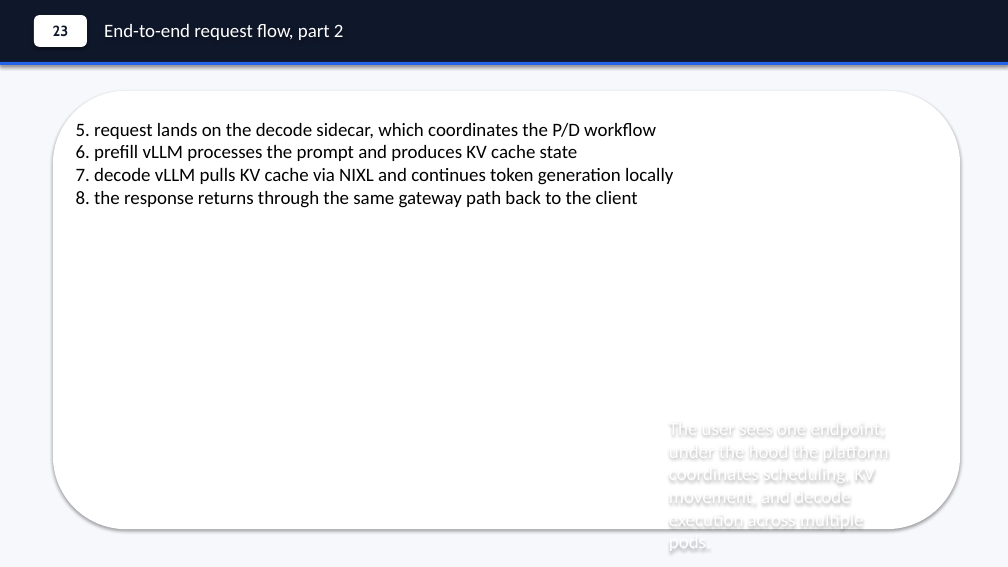
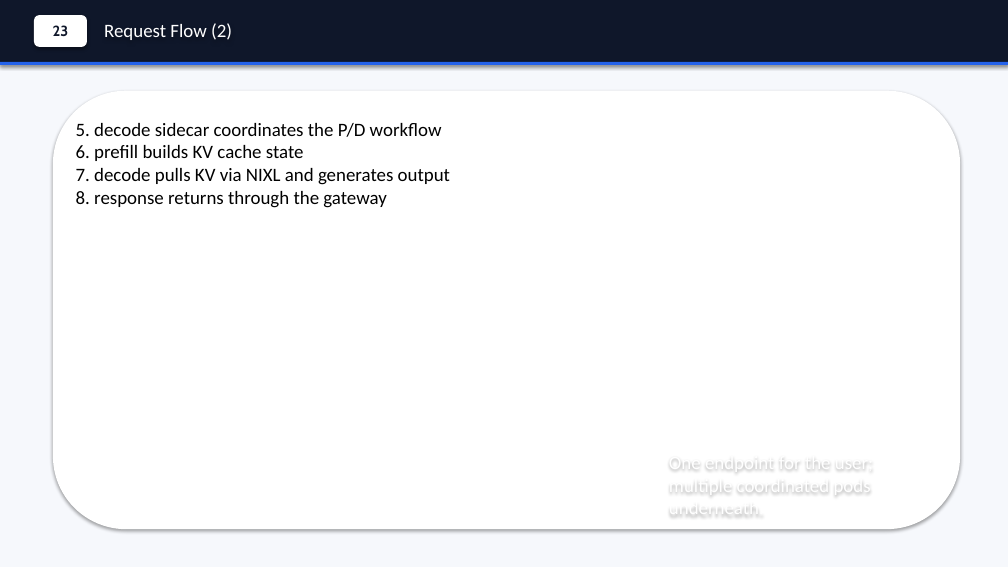
Before and after one commit to andyzhangx/demo, a slide deck: slide 24 of llm/kubecon-na-2026-pd-disaggregation.pptx. Drawn at 1008x567 pixels with LibreOffice and Linux fonts; fonts in the diff are those of the drawing. Boxes give left, top, right and bottom in pixels: in the first picture for what was removed or moved away, otherwise in the second. Text is boxed around its words. In the diff, an @@ line names an element or a change of style, - is before the commit and + after.

```diff
--- a/llm/kubecon-na-2026-pd-disaggregation.pptx
+++ b/llm/kubecon-na-2026-pd-disaggregation.pptx
@@ text at [104,23,232,40]: text changed @@
-End-to-end request flow, part 2
+Request Flow (2)
@@ text at [76,123,450,208]: text changed @@
-5. request lands on the decode sidecar, which coordinates the P/D workflow
-6. prefill vLLM processes the prompt and produces KV cache state
-7. decode vLLM pulls KV cache via NIXL and continues token generation locally
-8. the response returns through the same gateway path back to the client
+5. decode sidecar coordinates the P/D workflow
+6. prefill builds KV cache state
+7. decode pulls KV via NIXL and generates output
+8. response returns through the gateway
@@ text at [669,452,873,520]: text changed @@
-The user sees one endpoint; under the hood the platform coordinates scheduling, KV movement, and decode execution across multiple pods.
+One endpoint for the user; multiple coordinated pods underneath.
```
Also in this commit, not shown: 17 other slides changed.
